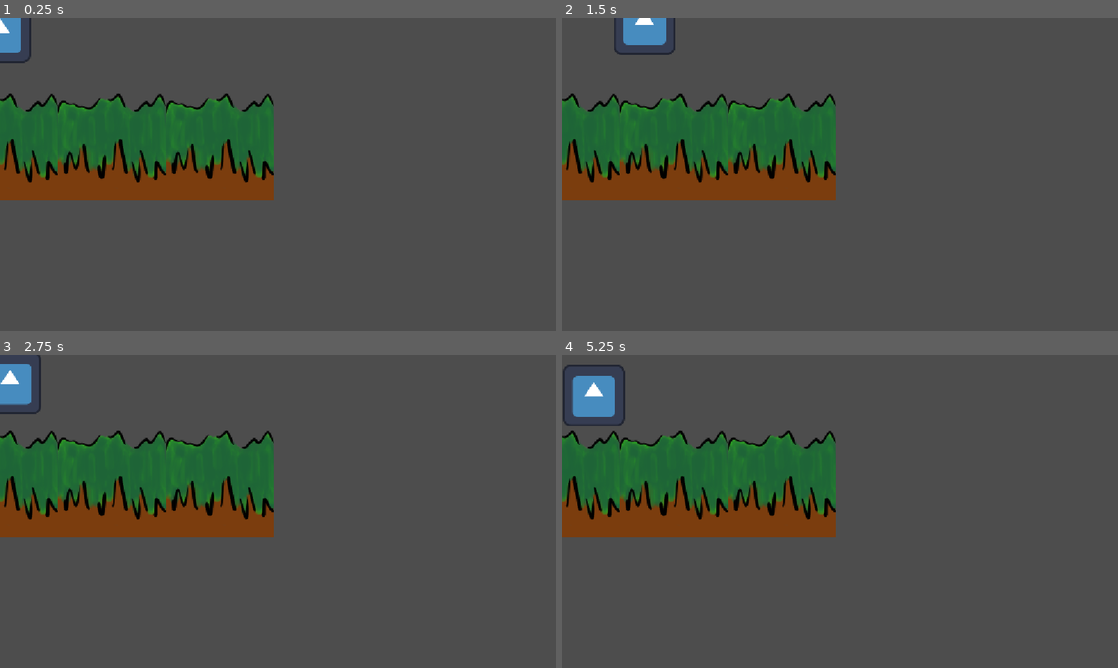
Above: before the commit, frames 1-4 (two rows, left to right).
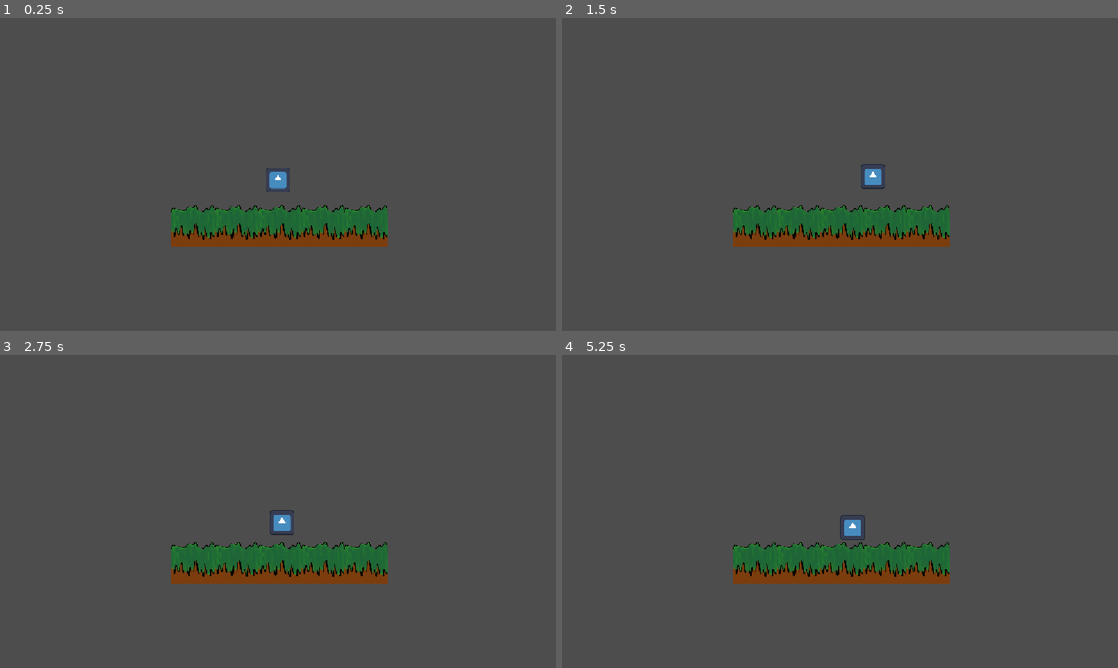
Above: after the commit, the same moments.

Repository: tomateaux/Haven-2026
Game: Godot game, scene res://main.tscn
Two runs of this game, one before a commit and one after it. Both use one fixed random seed, a clock stepped at 60 frames per second and the inputs below. The engine's default icon, where the game draws it, is replaced by a stand-in: a white triangle on a blue panel in a dark square.
Inputs:
- Up to frame 1 (0.25 s): no input
- Up to frame 2 (1.5 s): tap Enter (ui_accept) at 0.5, 0.77 s; hold Right (ui_right) from 0.53 s (still down)
- Up to frame 3 (2.75 s): tap Enter (ui_accept) at 1.52 s; release Right (ui_right) at 2.03 s; hold Left (ui_left) from 2.03 s (still down)
- Up to frame 4 (5.25 s): release Left (ui_left) at 2.78 s; hold Right (ui_right) 2.78-4.28 s; tap Enter (ui_accept) at 3.02, 3.77, 4.52 s; hold Left (ui_left) 4.28-5.03 s; hold Right (ui_right) from 5.03 s (still down)

The runs differ from the first frame. In frame 1, 21% of the frame differs, in the area x 0-70%, y 0-74%; in frame 2, 21%; in frame 3, 21%; in frame 4, 22%, in the area x 0-70%, y 3-74%.

Commit message:
feat: add Camera2D

Diff:
--- a/main.tscn
+++ b/main.tscn
@@ -3913,3 +3913,6 @@
 scale = Vector2(0.5, 0.5)
 tile_map_data = PackedByteArray("AADX/xUAAQARABIAAADX/xYAAQARABMAAADX/xcAAQARABQAAADX/xgAAQARABUAAADX/xkAAQARABYAAADX/x …(58400 unchanged characters)…
 tile_set = SubResource("TileSet_coidh")
+
+[node name="Camera2D" type="Camera2D" parent="." unique_id=585784229]
+zoom = Vector2(0.4, 0.4)
